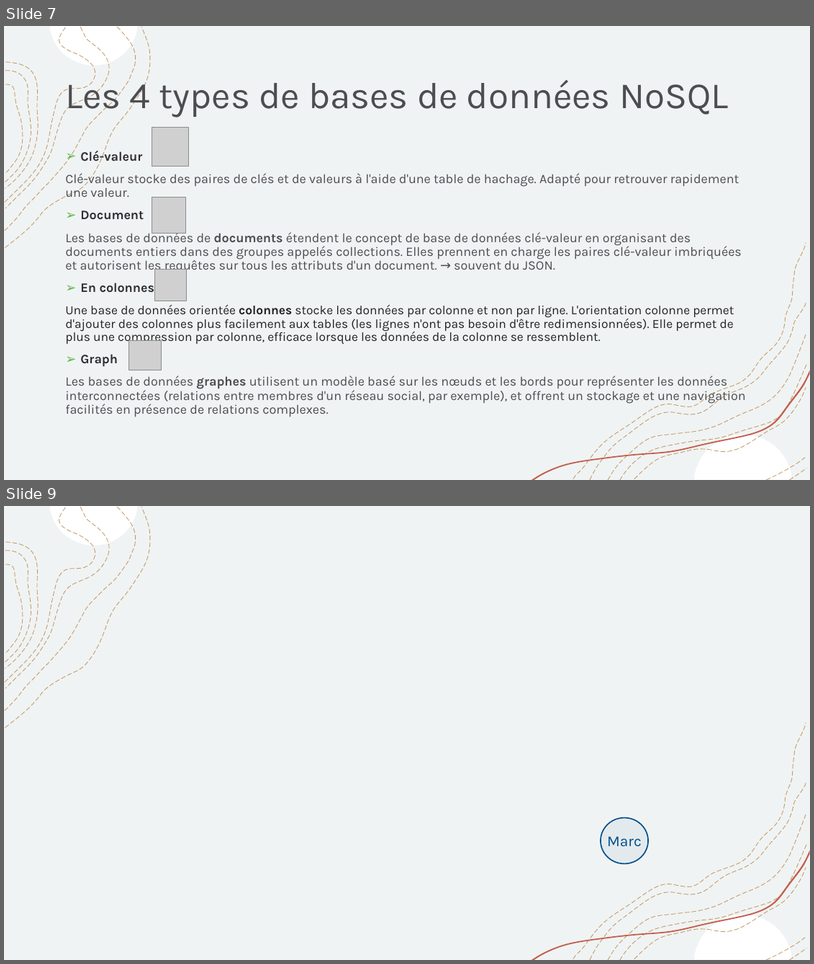
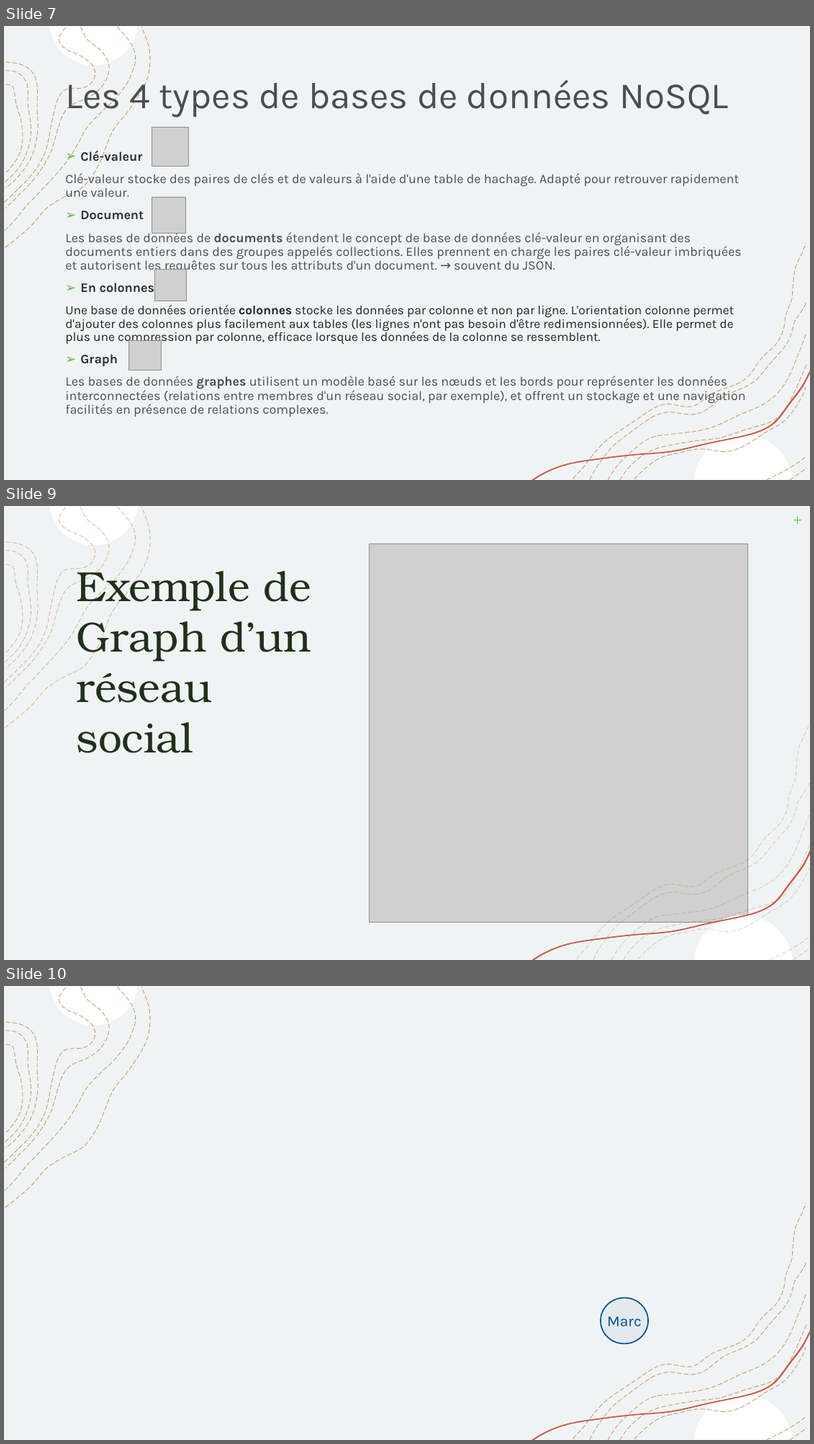
Before and after one commit to AnthonyRyck/Meetup, a slide deck: MeetupGraphDatabase/PresentationPPT/Meetup-Graph.pptx. Shown one above the other, each under a label of ours: slides 7 and 9 before the commit, slides 7, 9 and 10 after it; the slides between them are not shown. The pictures are 814x964 and 814x1444 pixels, drawn with LibreOffice and Linux fonts; fonts in the diff are those of the drawing; grey boxes stand for pictures. Boxes give left, top, right and bottom in pixels: in the first picture for what was removed or moved away, otherwise in the second. Text is boxed around its words. In the diff, an @@ line names an element or a change of style, - is before the commit and + after.

```diff
--- a/MeetupGraphDatabase/PresentationPPT/Meetup-Graph.pptx
+++ b/MeetupGraphDatabase/PresentationPPT/Meetup-Graph.pptx
@@ slide 9 added at bbox=[4, 506, 810, 960], background #FFFFFF; not listed: 8 template elements that a slide beside it also shows @@
@@ rectangle added at bbox=[4, 506, 810, 960], fill #FFFFFF, outline #F2F2F2 1 pt @@
@@ rectangle added at bbox=[4, 506, 810, 960], fill #F0F3F3 @@
@@ freeform shape added at bbox=[5, 507, 135, 710], outline #B17C3B 0.75 pt dashed @@
@@ freeform shape added at bbox=[5, 507, 95, 682], outline #B17C3B 0.75 pt dashed @@
@@ line added from (794, 520) to (802, 520), #5DB647 1 pt @@
@@ line added from (798, 515) to (798, 523), #5DB647 1 pt @@
@@ picture added at bbox=[370, 543, 748, 921] @@
@@ freeform shape added at bbox=[5, 551, 31, 663], outline #B17C3B 0.75 pt dashed @@
@@ group added at bbox=[5, 506, 150, 728]: 8 freeform shapes @@
@@ title added at bbox=[77, 561, 311, 753], 50 pt, text #1F301B @@
+Exemple de Graph d’un réseau social
@@ group added at bbox=[590, 783, 808, 960]: 5 freeform shapes @@
@@ freeform shape added at bbox=[532, 849, 810, 960], fill #C35D4D @@
@@ group added at bbox=[532, 723, 810, 960]: 9 freeform shapes @@
@@ freeform shape added at bbox=[695, 914, 793, 959], fill #FFFFFF @@
@@ what was slide 9 is now slide 10 @@
```
Also in this commit, not shown: 4 slides changed, 6 other slides added, 1 slide removed, 2 other files.
